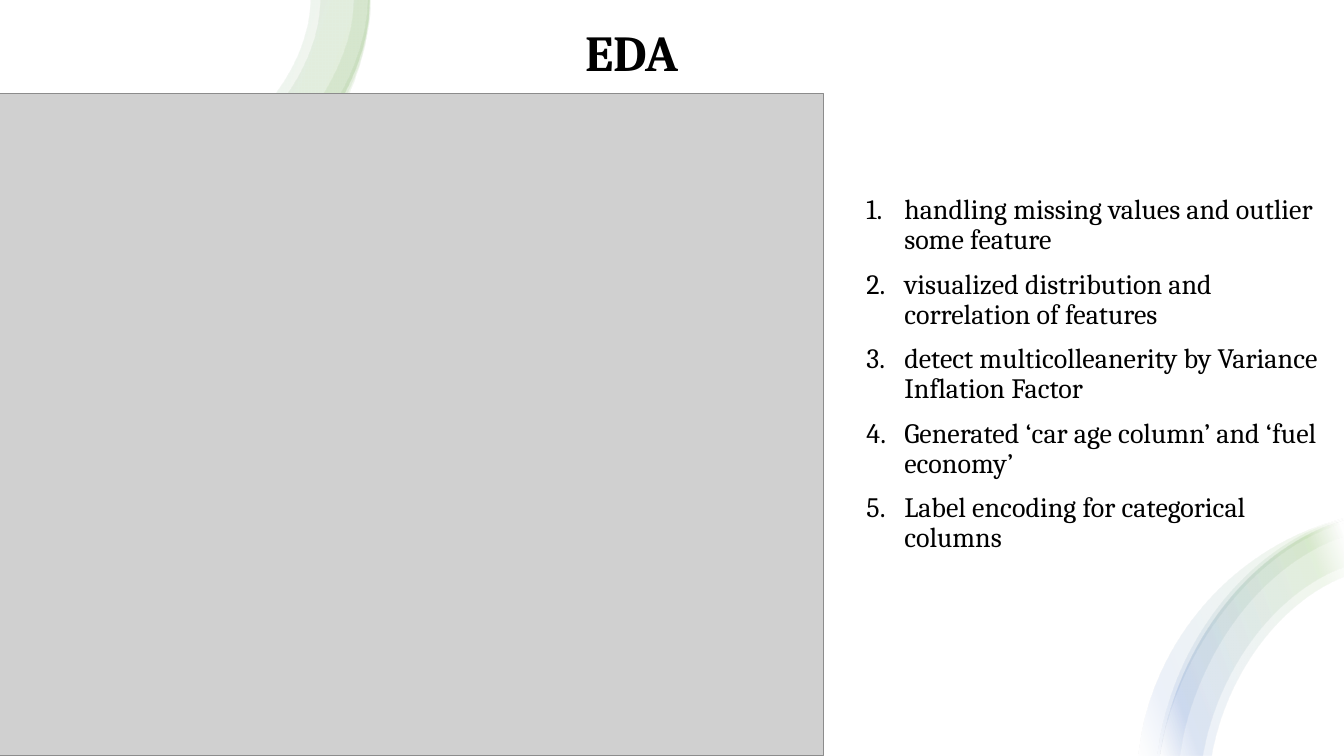
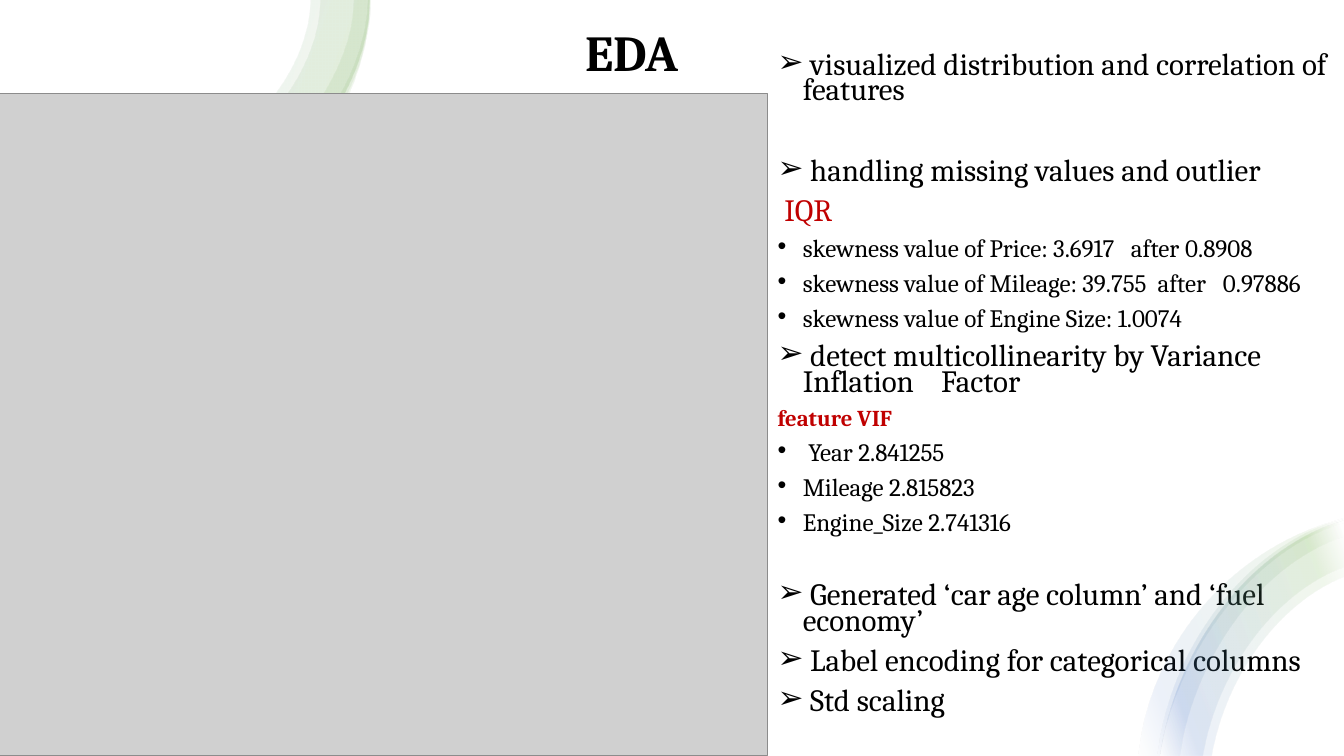
Before and after one commit to jamilah-alharbi/used-car-prediction-in-Saudi-Arabia, a slide deck: slide 4 of used car prediction.pptx. Drawn at 1344x756 pixels with LibreOffice and Linux fonts; fonts in the diff are those of the drawing; grey boxes stand for pictures. Boxes give left, top, right and bottom in pixels: in the first picture for what was removed or moved away, otherwise in the second. Text is boxed around its words. In the diff, an @@ line names an element or a change of style, - is before the commit and + after.

```diff
--- a/used car prediction.pptx
+++ b/used car prediction.pptx
@@ text "visualized distribution and correlation of ...": place and size @@
-text "visualized distribution and correlation of ..." at box(904, 199, 1318, 548)
+text "visualized distribution and correlation of ..." at box(778, 53, 1327, 718)
@@ text at box(803, 53, 1327, 678): size 20 to 22.1 pt in "visualized distribution and correlation of features", "Generated ‘car age column’ and ‘fuel economy’", "Label encoding for categorical columns"; bullet 1. to ➢; line spacing 0.9 to 0.7 @@
@@ picture: place and size @@
-picture at box(0, 94, 824, 756)
+picture at box(0, 94, 767, 756)
@@ text at box(778, 159, 1301, 537): text changed; size 20 to 17.9 pt @@
-3. detect multicolleanerity by Variance Inflation Factor
+➢ handling missing values and outlier
+IQR
+• skewness value of Price: 3.6917 after 0.8908
+• skewness value of Mileage: 39.755 after 0.97886
+• skewness value of Engine Size: 1.0074
+➢ detect multicollinearity by Variance Inflation Factor
+feature VIF
+• Year 2.841255
+• Mileage 2.815823
+• Engine_Size 2.741316
@@ text at box(904, 199, 1313, 250): paragraph removed @@
-1. handling missing values and outlier some feature
@@ text at box(810, 689, 945, 718): paragraph added @@
+➢ Std scaling
```
Also in this commit, not shown: 2 other slides changed, 5 slides added, 3 slides removed.
